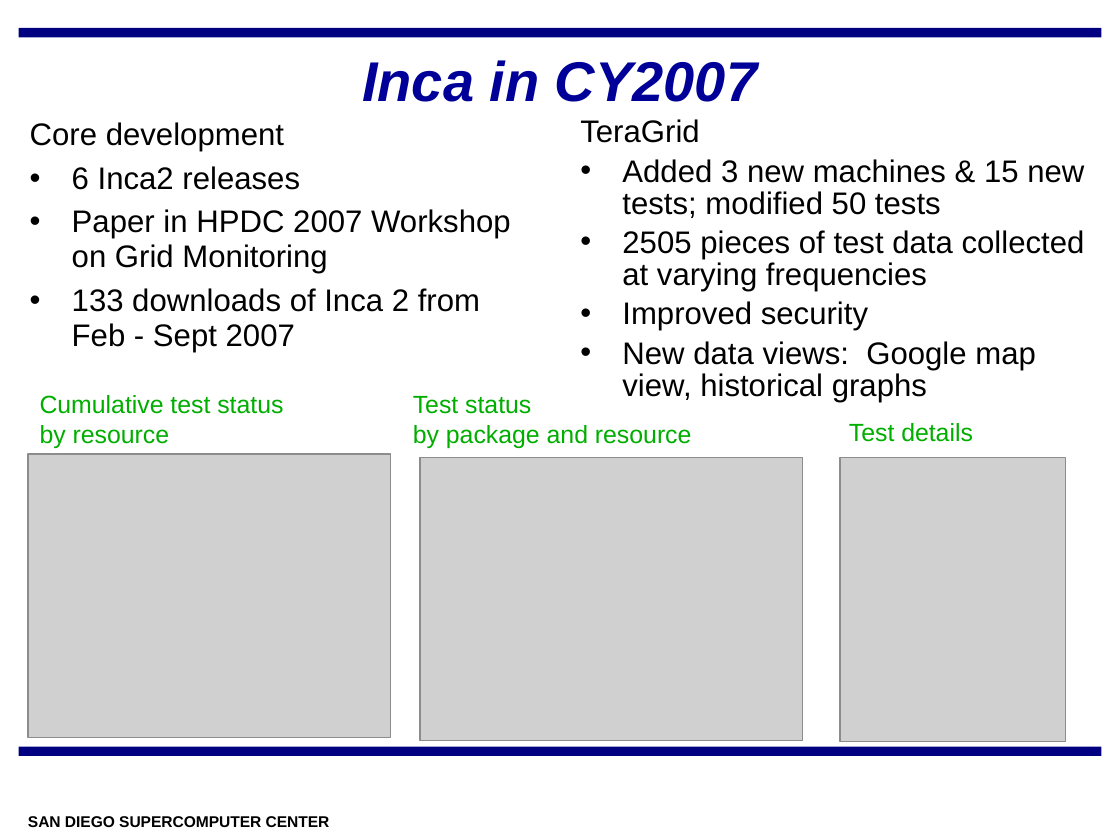
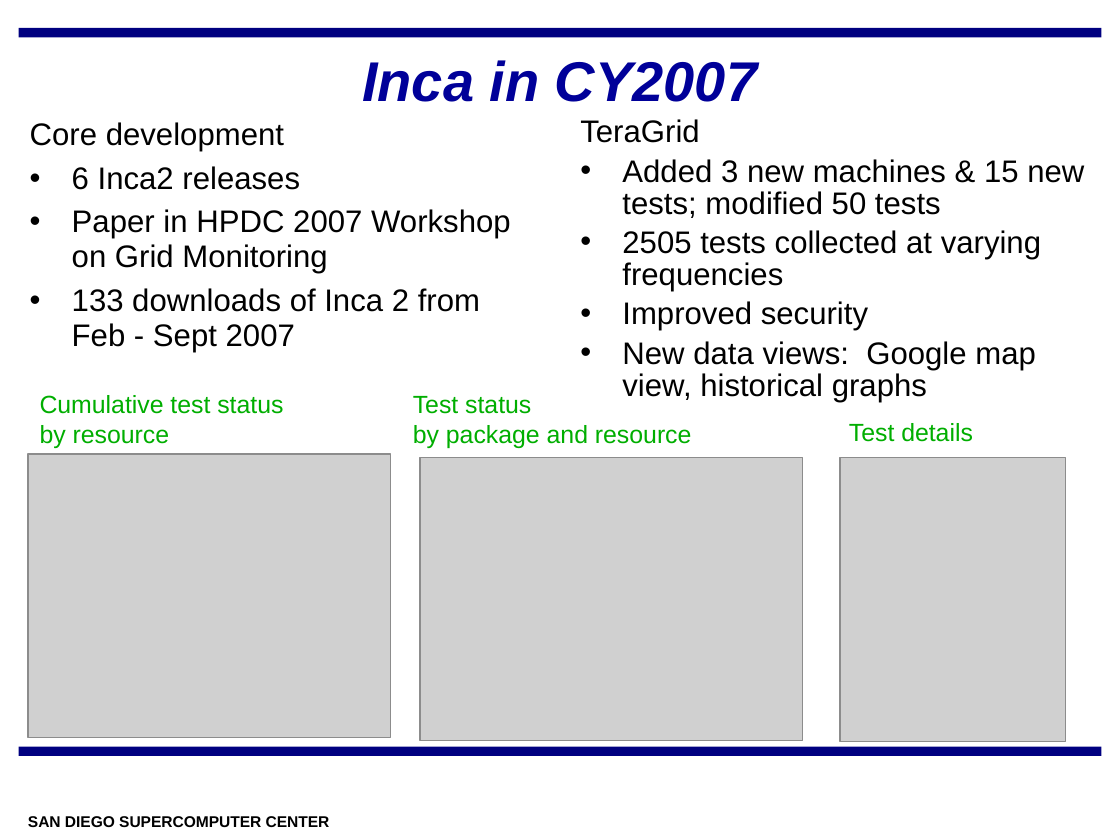
Before and after one commit to IncaProject/inca-xsede, a slide deck: slide 5 of talks/inca-nsf_02-08.ppt. Drawn at 1120x840 pixels with LibreOffice and Linux fonts; fonts in the diff are those of the drawing; grey boxes stand for pictures; background and template pictures are left out. Boxes give left, top, right and bottom in pixels: in the first picture for what was removed or moved away, otherwise in the second. Text is boxed around its words. In the diff, an @@ line names an element or a change of style, - is before the commit and + after.

```diff
--- a/talks/inca-nsf_02-08.ppt
+++ b/talks/inca-nsf_02-08.ppt
@@ text at (622, 230, 1041, 291): text changed @@
-• 2505 pieces of test data collected at varying frequencies
+• 2505 tests collected at varying frequencies
```
Also in this commit, not shown: 3 other slides changed.
